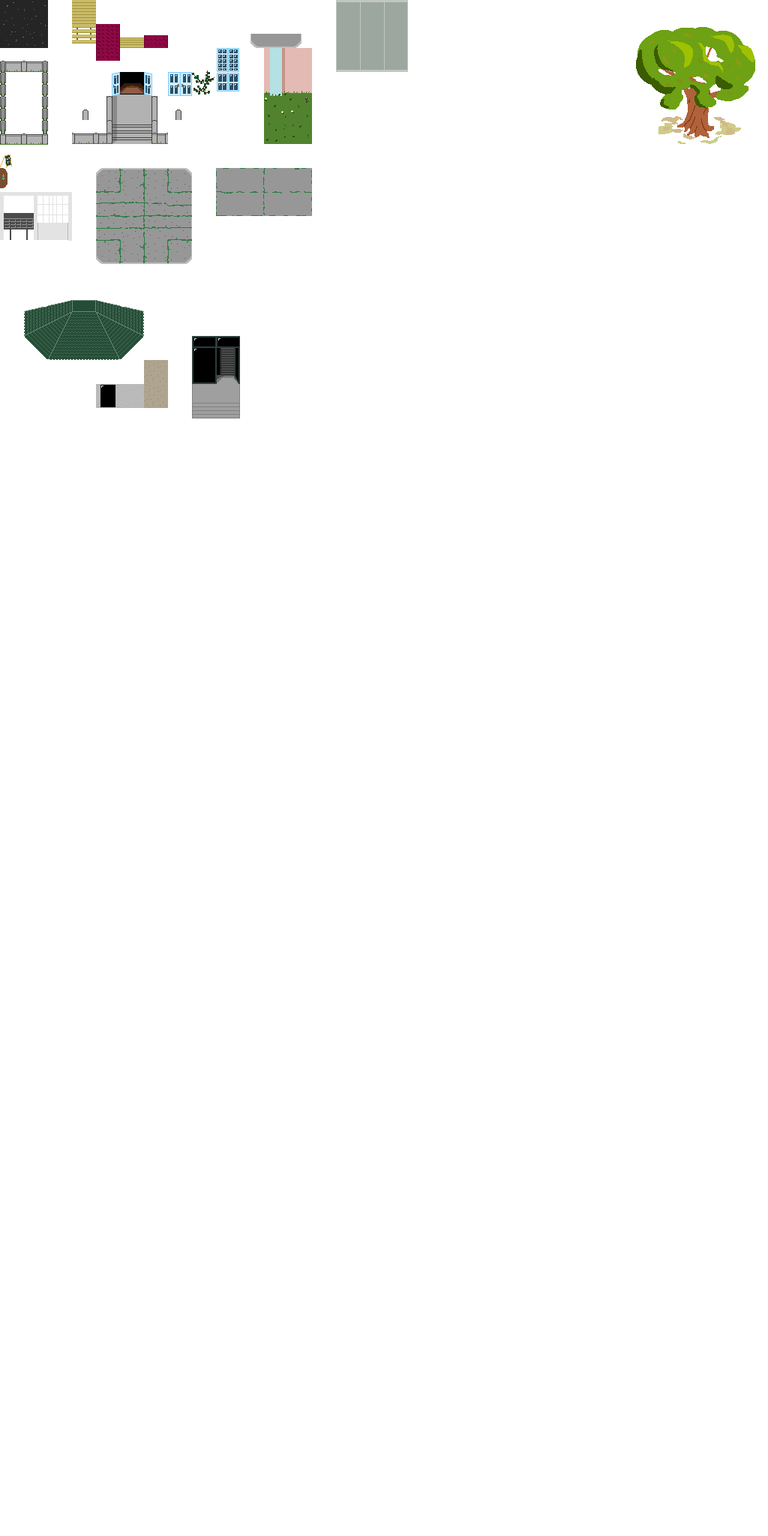
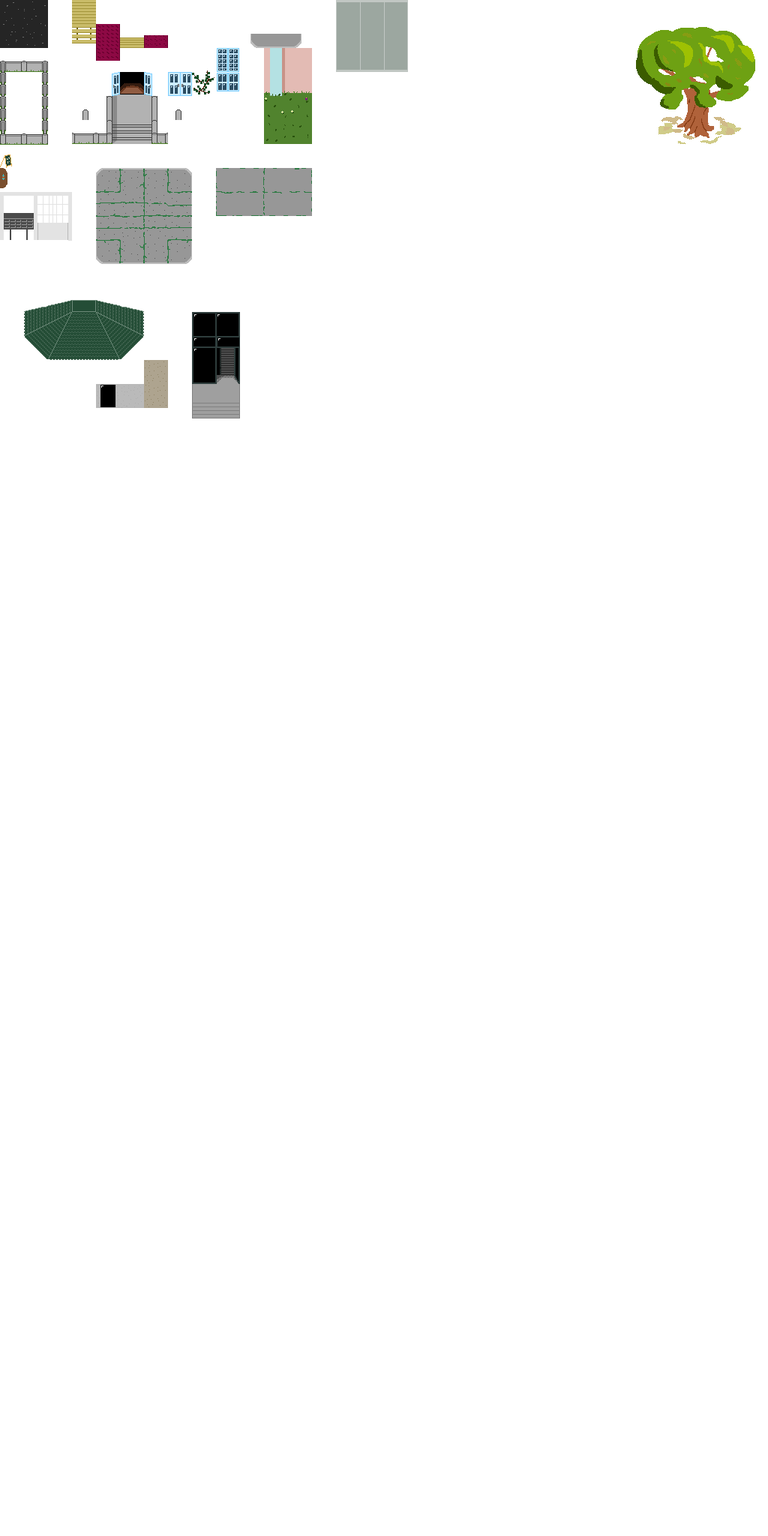
Layered file, before and after one edit (768x1536). Changes by layer:
painted on "doors stairs" over (191, 311, 240, 336)
